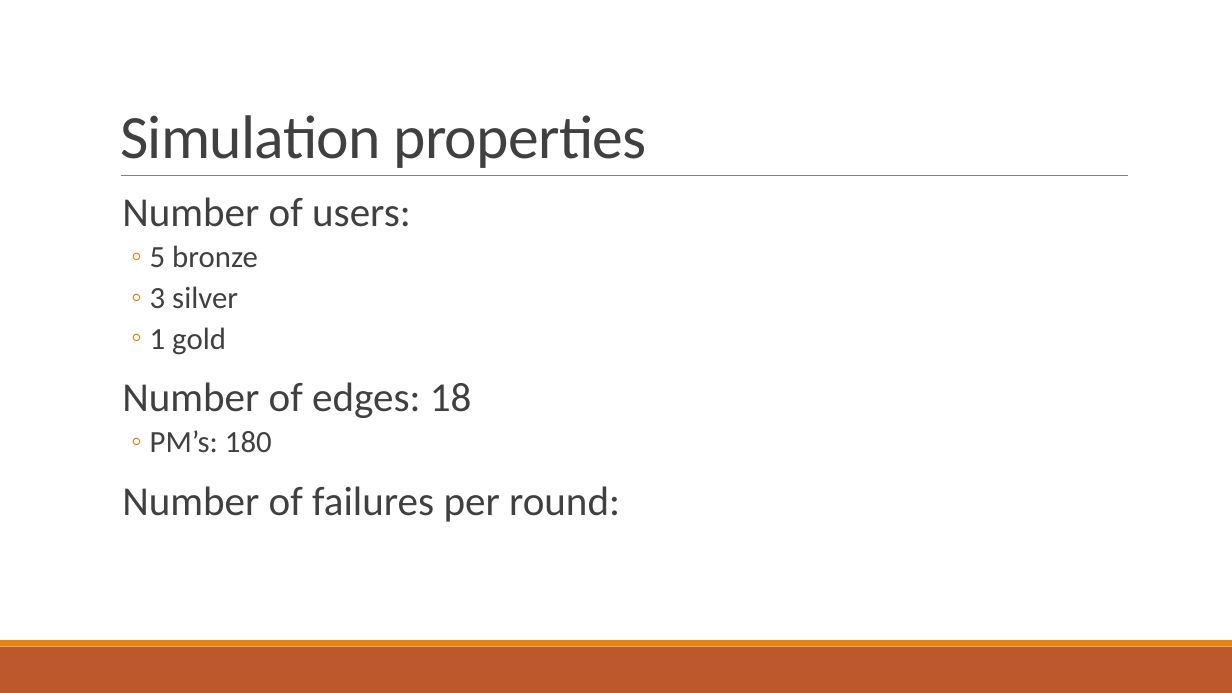
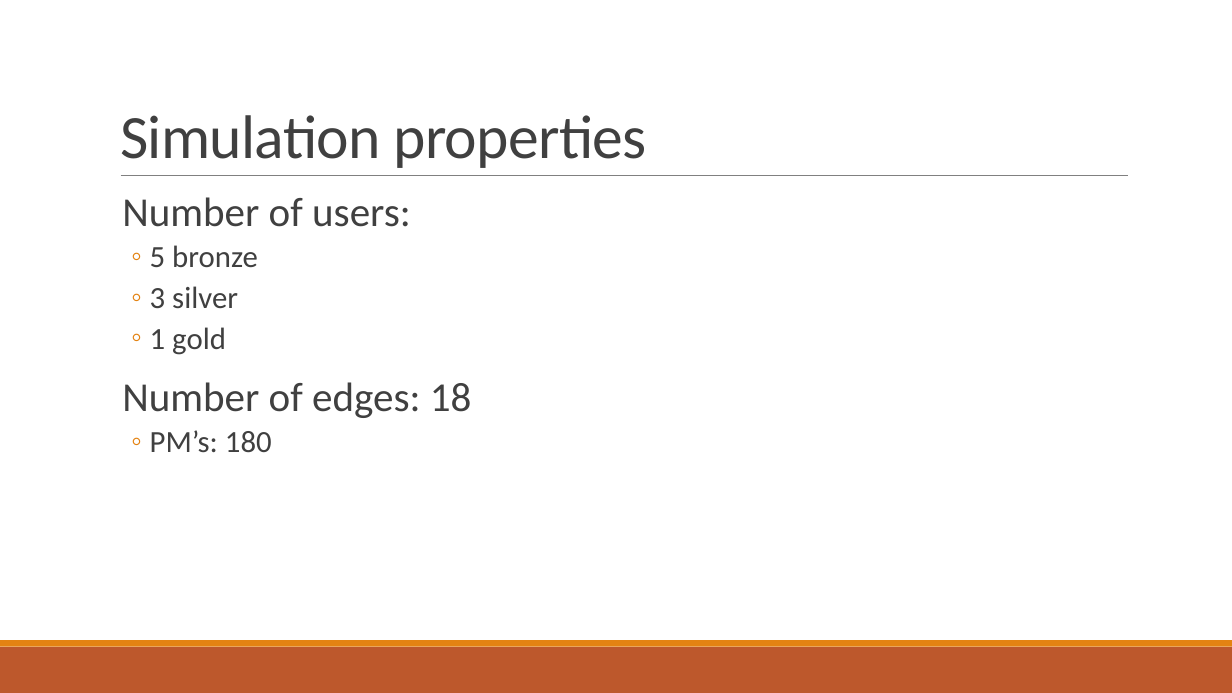
Before and after one commit to BauerMatthias/ECommerce, a slide deck: slide 4 of Lab3/Presentation3.pptx. Drawn at 1232x693 pixels with LibreOffice and Linux fonts; fonts in the diff are those of the drawing. Boxes give left, top, right and bottom in pixels: in the first picture for what was removed or moved away, otherwise in the second. Text is boxed around its words. In the diff, an @@ line names an element or a change of style, - is before the commit and + after.

```diff
--- a/Lab3/Presentation3.pptx
+++ b/Lab3/Presentation3.pptx
@@ text at (122,486,620,522): paragraph removed @@
-  Number of failures per round:
```
Also in this commit, not shown: 1 other slide changed.
